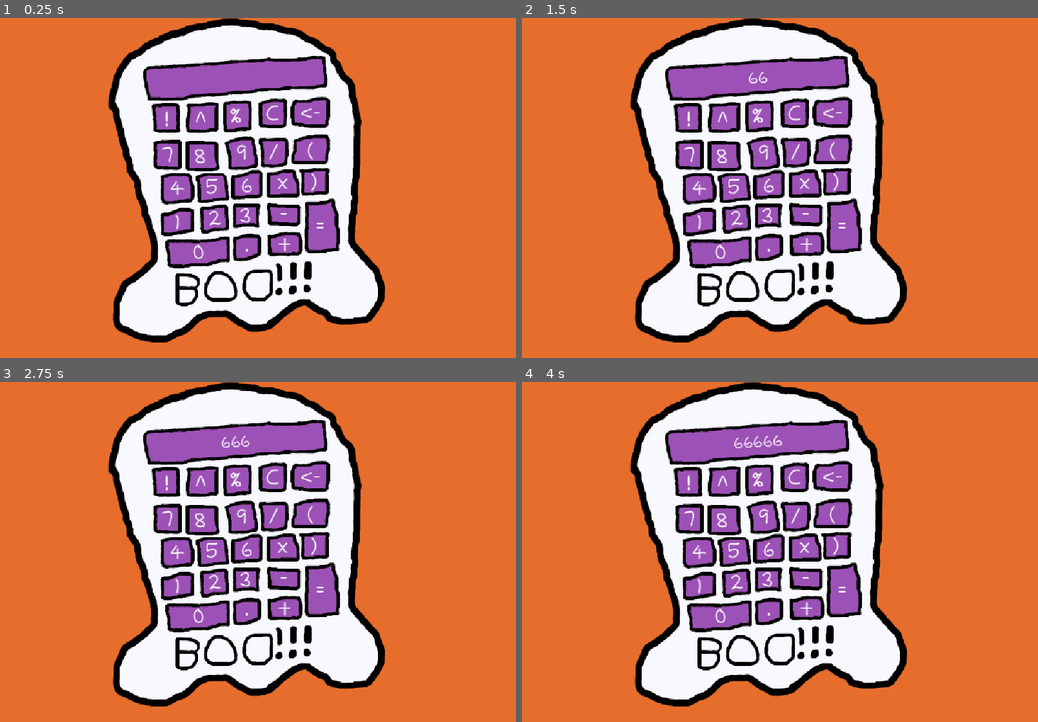
Above: before the commit, frames 1-4 (two rows, left to right).
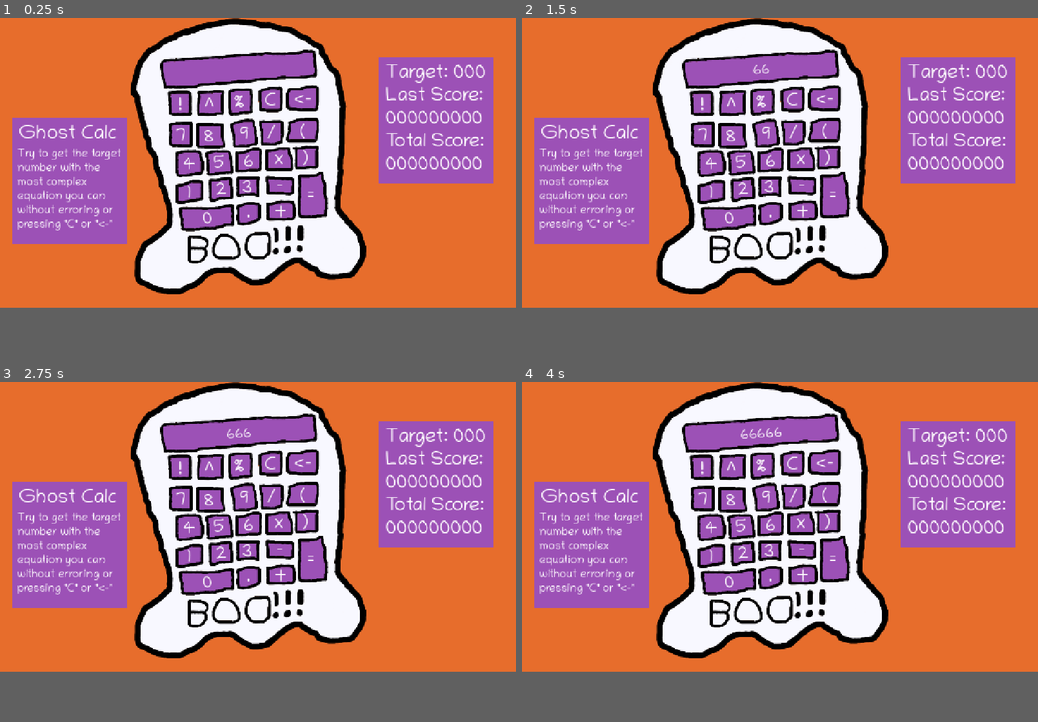
Above: after the commit, the same moments.

Repository: Nathan5471/ghost-calculator
Game: Godot game, scene res://main.tscn
Same seed, same stepped clock (60 frames per second), same inputs: the game is played once before the commit and once after it. The project has no main scene, so this scene is started directly.
Inputs (mouse positions are in pixels of both pictures, inside the frame that each line leads up to):
- Up to frame 1 (0.25 s): no input
- Up to frame 2 (1.5 s): tap Enter at 0.5 s; hold Right 0.53-1.28 s; tap Alt at 0.6 s; click (780, 188) at 0.67 s; tap Space at 1.25 s; hold Down from 1.28 s (still down); tap Shift at 1.35 s; click (780, 188) at 1.42 s
- Up to frame 3 (2.75 s): tap Enter at 2 s; release Down at 2.03 s; hold Right from 2.03 s (still down); tap Alt at 2.1 s; click (258, 552) at 2.17 s
- Up to frame 4 (4 s): tap Space at 2.75 s; release Right at 2.78 s; hold Up 2.78-3.53 s; tap Shift at 2.85 s; click (780, 552) at 2.92 s; tap Enter at 3.5 s; hold Left from 3.53 s (still down); tap Alt at 3.6 s; click (780, 552) at 3.67 s
In our replay, the window is 800x528 before the commit and 800x450 after it. These sizes can differ from the game's own. Grey fills any space a smaller window leaves; there, only what the larger window draws over its background counts as a difference.

The runs differ from the first frame. In frame 1, 45% of the frame differs, in the area x 2-96%, y 0-96%; in frame 2, 45%; in frame 3, 45%; in frame 4, 45%.

Commit message:
Add stuff on screen for gameplay

Diff:
--- a/main.tscn
+++ b/main.tscn
@@ -256,6 +256,59 @@
 [node name="Button" parent="Buttons/Button23/CollisionPolygon2D" unique_id=213942120 instance=ExtResource("4_1bvp3")]
 position = Vector2(-192, -149)
 buttonValue = "!"
+
+[node name="Instructions" type="ColorRect" parent="." unique_id=425326609]
+offset_left = -610.0
+offset_top = -113.0
+offset_right = -326.0
+offset_bottom = 202.0
+color = Color(0.6117647, 0.31764707, 0.7137255, 1)
+
+[node name="Title" type="Label" parent="Instructions" unique_id=1852395609]
+layout_mode = 0
+offset_left = 16.0
+offset_top = 16.0
+offset_right = 267.0
+offset_bottom = 70.0
+theme_override_fonts/font = ExtResource("3_h2yge")
+theme_override_font_sizes/font_size = 48
+text = "Ghost Calc"
+
+[node name="Instructions" type="Label" parent="Instructions" unique_id=1665453001]
+layout_mode = 0
+offset_left = 13.0
+offset_top = 77.0
+offset_right = 271.0
+offset_bottom = 298.0
+theme_override_fonts/font = ExtResource("3_h2yge")
+theme_override_font_sizes/font_size = 28
+text = "Try to get the target
+number with the
+most complex
+equation you can
+without erroring or
+pressing \"C\" or \"<-\""
+
+[node name="GameData" type="ColorRect" parent="." unique_id=1469638764]
+offset_left = 300.0
+offset_top = -264.0
+offset_right = 584.0
+offset_bottom = 51.0
+color = Color(0.6117647, 0.31764707, 0.7137255, 1)
+
+[node name="Title" type="Label" parent="GameData" unique_id=932921668]
+layout_mode = 0
+offset_left = 16.0
+offset_top = 16.0
+offset_right = 267.0
+offset_bottom = 292.0
+theme_override_fonts/font = ExtResource("3_h2yge")
+theme_override_font_sizes/font_size = 48
+text = "Target: 000
+Last Score:
+000000000
+Total Score:
+000000000"
 
 [connection signal="input_event" from="Buttons/Button1" to="Buttons/Button1/CollisionPolygon2D/Button" method="_on_button_input_event"]
 [connection signal="input_event" from="Buttons/Button2" to="Buttons/Button2/CollisionPolygon2D/Button" method="_on_button_input_event"]
--- a/project.godot
+++ b/project.godot
@@ -16,7 +16,7 @@
 
 [display]
 
-window/size/viewport_width=1090
+window/size/viewport_width=1280
 window/size/viewport_height=720
 window/stretch/mode="canvas_items"
 window/stretch/aspect="expand"
